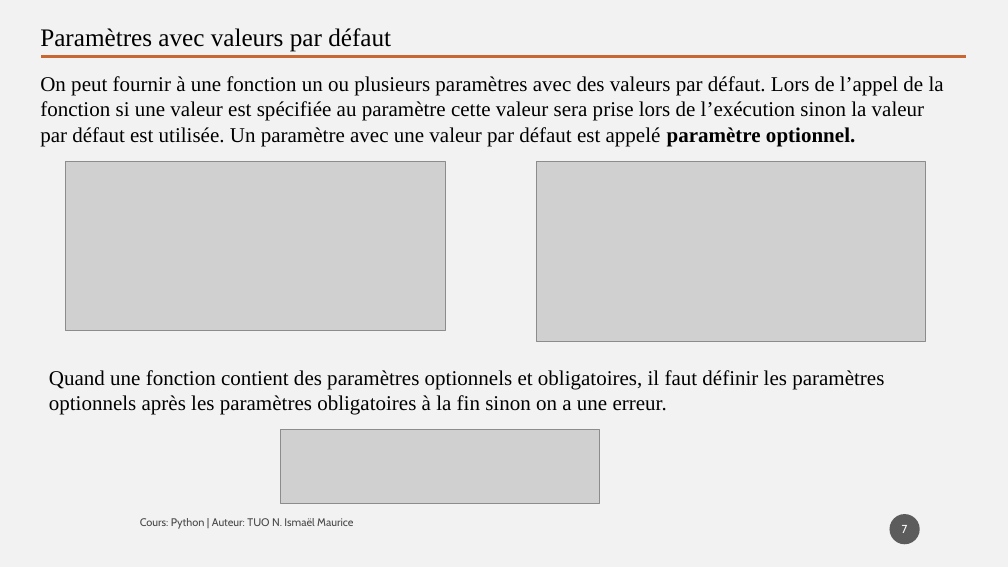
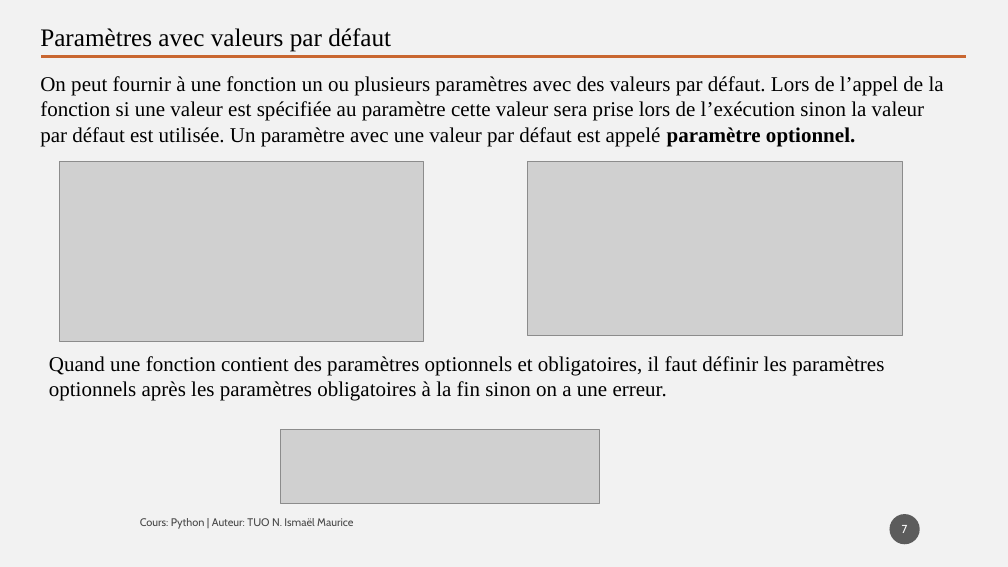
Before and after one commit to tisma95/cours-python, a slide deck: slide 7 of source/Chapitre 5 - Les fonctions.pptx. Drawn at 1008x567 pixels with LibreOffice and Linux fonts; fonts in the diff are those of the drawing; grey boxes stand for pictures. Boxes give left, top, right and bottom in pixels: in the first picture for what was removed or moved away, otherwise in the second. Text is boxed around its words. In the diff, an @@ line names an element or a change of style, - is before the commit and + after.

Commit message:
fix(fonction): relecture du chapitre 5

```diff
--- a/source/Chapitre 5 - Les fonctions.pptx
+++ b/source/Chapitre 5 - Les fonctions.pptx
@@ picture: place and size @@
-picture at bbox=[66, 162, 445, 330]
+picture at bbox=[60, 161, 423, 341]
@@ picture: place and size @@
-picture at bbox=[536, 162, 926, 342]
+picture at bbox=[528, 161, 903, 335]
@@ text "Quand une fonction contient des ...": place and size @@
-text "Quand une fonction contient des ..." at bbox=[49, 370, 884, 415]
+text "Quand une fonction contient des ..." at bbox=[49, 356, 884, 401]
```
Also in this commit, not shown: 6 other slides changed, 2 other files.
